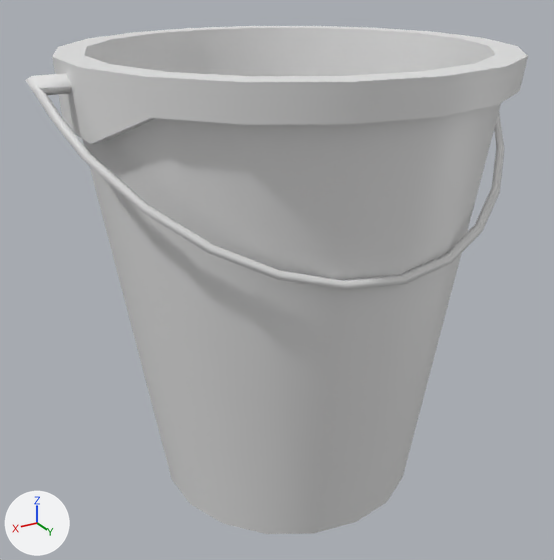
Two versions of the FBX model Assets/ART/Meshes/MAINTENANCE ROOM/SM_Bucket.fbx, one commit apart.
Rendered twice from a 50 mm camera at (0.429, 0.693, 0.59) aimed at (0.012, -0.003, 0.242). Every picture has the same lights, and +X, +Y and +Z are marked at lower left. The first picture is the older version. Where no turn or scale is listed for an object, it has been applied to the vertices.

Objects in the first picture: 'SM_Bucket'.
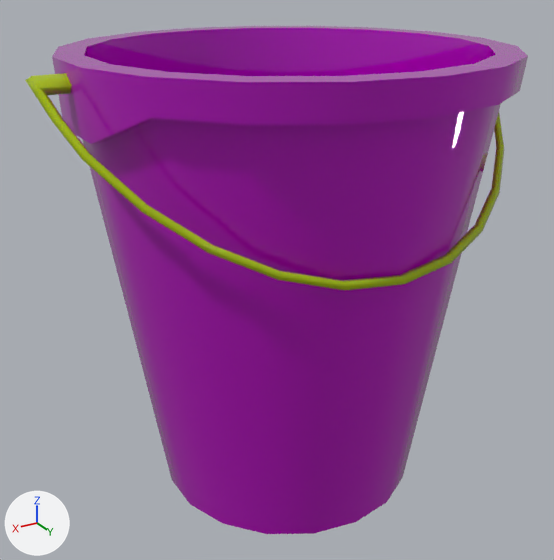
The change, as JSON lines over the scene's bpy script:
```json
{"op": "add", "block": "mat_m_plastic_03", "code": ["mat_m_plastic_03 = principled_material('M_Plastic_03')", "mat_m_plastic_03.base_color = (0.46, 0.0, 0.5)  # pink #b500bc", "mat_m_plastic_03.roughness = 0.0"]}
{"op": "add", "block": "mat_m_metal_01", "code": ["mat_m_metal_01 = principled_material('M_Metal_01')", "mat_m_metal_01.base_color = (0.374, 0.5, 0.0)  # yellow #a5bc00", "mat_m_metal_01.roughness = 0.0"]}
{"block": "me_mesh", "where": "me_mesh.from_pydata(...)  # 190 vertices, 200 faces; spans x -0.265..0.265, y -0.234..0.234, z 0.0..0.5"}
{"block": "me_mesh", "where": "# used by ob_sm_bucket; location = (0.0, 0.0, 0.0)"}
{"block": "me_mesh", "change": "me_mesh part 1: 33 of the faces centred in x -0.261..-0.088, y -0.008..0.186, z 0.324..0.488 switch from no material to mat_m_metal_01 (yellow #a5bc00)"}
{"block": "me_mesh", "change": "me_mesh part 2: 33 of the faces centred in x 0.088..0.261, y -0.008..0.186, z 0.324..0.488 switch from no material to mat_m_metal_01 (yellow #a5bc00)"}
{"block": "me_mesh", "change": "me_mesh part 3: 8 of the faces centred in x -0.031..0.031, y 0.192..0.199, z 0.313..0.32 switch from no material to mat_m_metal_01 (yellow #a5bc00)"}
{"block": "me_mesh", "change": "me_mesh part 4: all 54 faces centred in x -0.229..0.229, y -0.225..0.225, z 0.435..0.5 switch from no material to mat_m_plastic_03 (pink #b500bc)"}
{"block": "me_mesh", "change": "me_mesh part 5: all 36 faces centred in x -0.18..0.18, y -0.177..0.177, z 0.217..0.256 switch from no material to mat_m_plastic_03 (pink #b500bc)"}
```

Boxes [x1, y1, x2, y2] around the edits, measured in the pictures (554 x 560 px):
```json
{"part": 1, "of": "me_mesh", "change": "recoloured", "before": [445, 113, 504, 263], "after": [445, 113, 504, 263], "on screen": "white to yellow"}
{"part": 2, "of": "me_mesh", "change": "recoloured", "before": [25, 73, 346, 290], "after": [25, 73, 346, 290]}
{"part": 3, "of": "me_mesh", "change": "recoloured", "before": [343, 255, 451, 290], "after": [343, 255, 451, 290], "on screen": "darker"}
{"part": 4, "of": "me_mesh", "change": "recoloured", "before": [52, 26, 528, 144], "after": [52, 26, 528, 144], "on screen": "darker"}
{"part": 5, "of": "me_mesh", "change": "recoloured", "before": [82, 28, 501, 534], "after": [82, 28, 501, 534], "on screen": "darker"}
```
